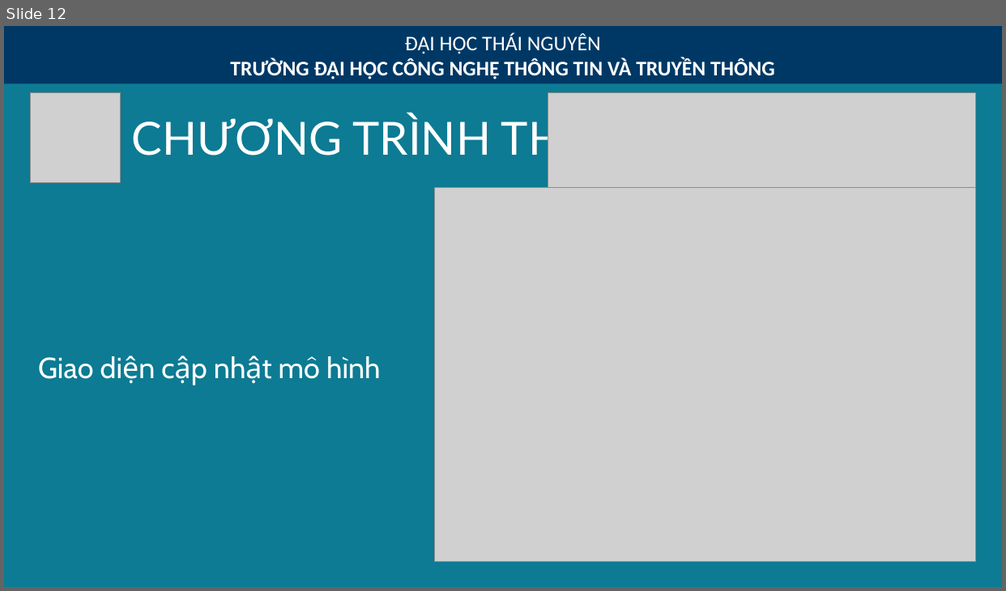
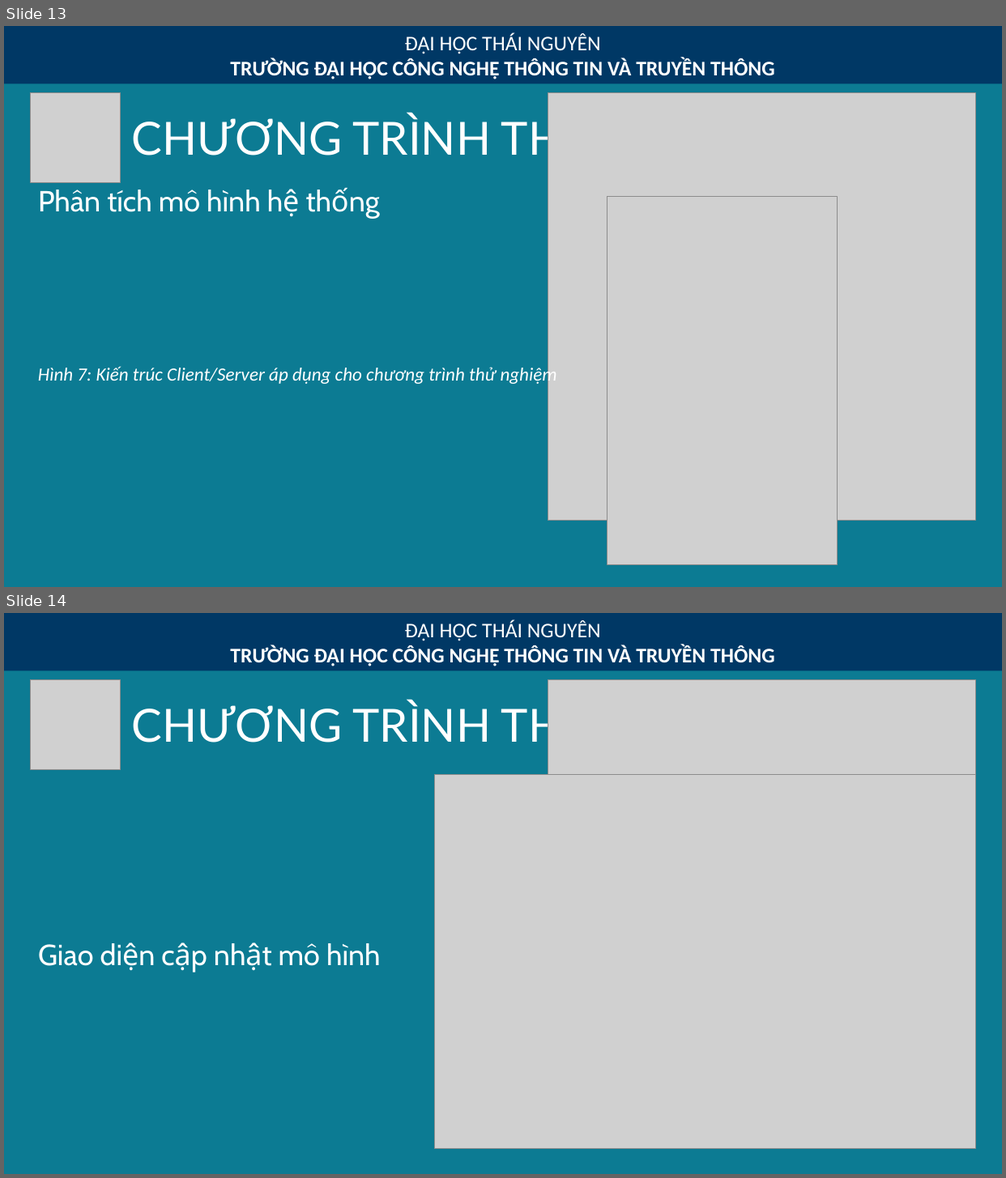
Before and after one commit to klaa/luan_van, a slide deck: Slide_baove.pptx. Shown one above the other, each under a label of ours: slide 12 before the commit, slides 13 and 14 after it. The pictures are 1006x591 and 1006x1178 pixels, drawn with LibreOffice and Linux fonts; fonts in the diff are those of the drawing; grey boxes stand for pictures. Boxes give left, top, right and bottom in pixels: in the first picture for what was removed or moved away, otherwise in the second. Text is boxed around its words. In the diff, an @@ line names an element or a change of style, - is before the commit and + after.

```diff
--- a/Slide_baove.pptx
+++ b/Slide_baove.pptx
@@ slide 13 added at [4,26,1002,587], background #0C7B93 @@
@@ rectangle added at [4,26,1002,84], fill #003865, 20 pt, text #FFFFFF, bold @@
+ĐẠI HỌC THÁI NGUYÊN
+TRƯỜNG ĐẠI HỌC CÔNG NGHỆ THÔNG TIN VÀ TRUYỀN THÔNG
@@ picture added at [31,92,121,182] @@
@@ picture added at [548,92,975,520] @@
@@ title added at [132,114,602,163], 44 pt, text #FFFFFF @@
+CHƯƠNG TRÌNH THỬ NGHIỆM
@@ text added at [38,190,261,212], 28 pt, text #FFFFFF @@
+Phân tích mô hình hệ thống
@@ picture added at [607,197,837,565] @@
@@ text added at [38,365,557,386], 18 pt, text #FFFFFF, italic @@
+Hình 7: Kiến trúc Client/Server áp dụng cho chương trình thử nghiệm
@@ what was slide 12 is now slide 14 @@
```
Also in this commit, not shown: 3 slides changed, 2 other slides added, 32 other files.
